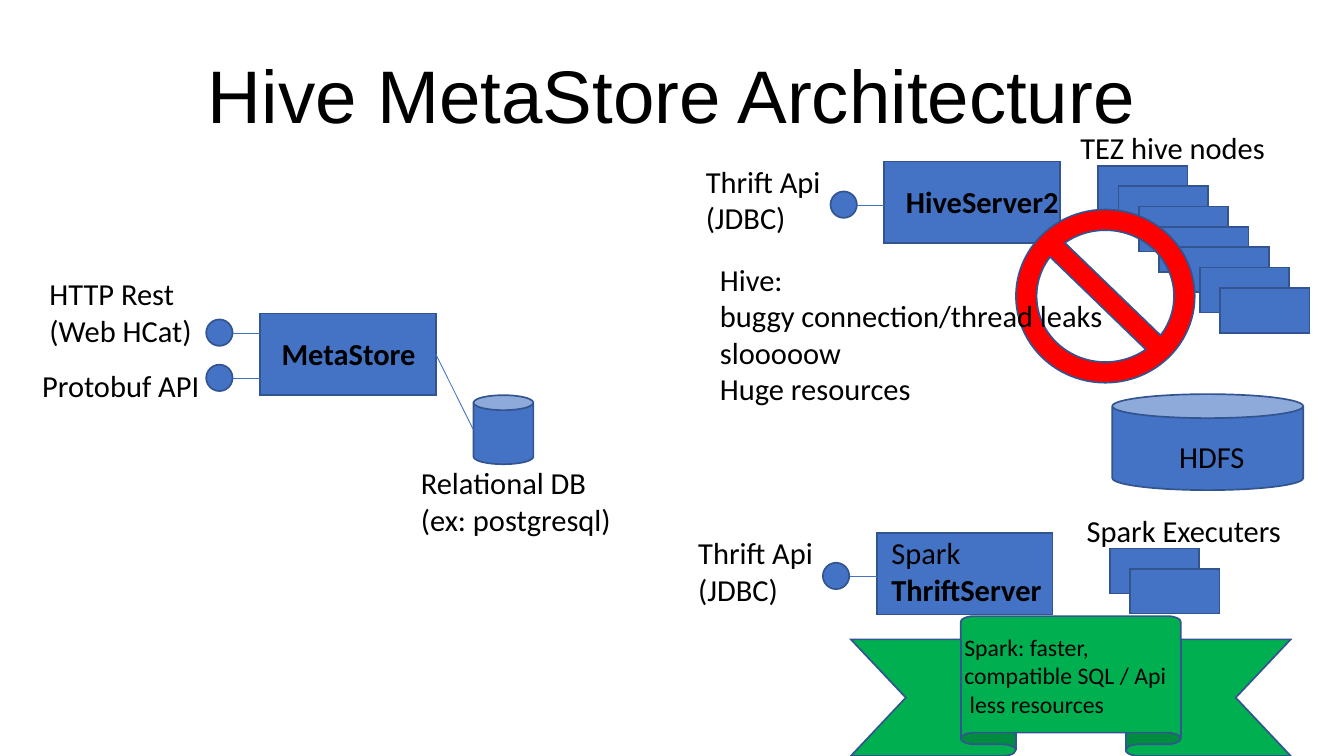
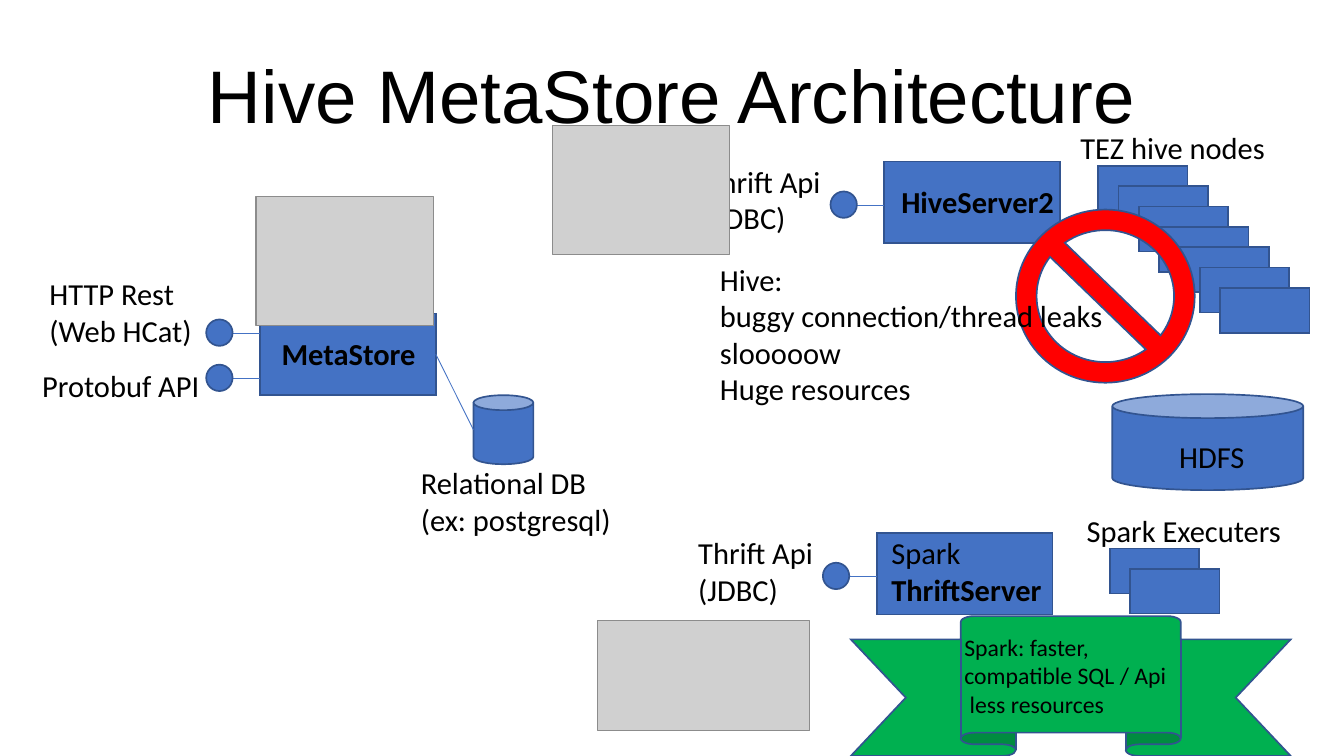
Before and after one commit to Arnaud-Nauwynck/presentations, a slide deck: slide 10 of pres-bigdata/BigData-4-hadoop-parquet-spark.pptx. Drawn at 1344x756 pixels with LibreOffice and Linux fonts; fonts in the diff are those of the drawing; grey boxes stand for pictures. Boxes give left, top, right and bottom in pixels: in the first picture for what was removed or moved away, otherwise in the second. Text is boxed around its words. In the diff, an @@ line names an element or a change of style, - is before the commit and + after.

```diff
--- a/pres-bigdata/BigData-4-hadoop-parquet-spark.pptx
+++ b/pres-bigdata/BigData-4-hadoop-parquet-spark.pptx
@@ picture added at <box>552,126,729,255</box> @@
@@ text "HiveServer2": place and size @@
-text "HiveServer2" at <box>906,191,1059,213</box>
+text "HiveServer2" at <box>901,191,1054,213</box>
@@ picture added at <box>256,196,433,326</box> @@
@@ picture added at <box>598,621,810,731</box> @@
```
Also in this commit, not shown: 7 other slides changed, 17 slides added, 1 other file.
